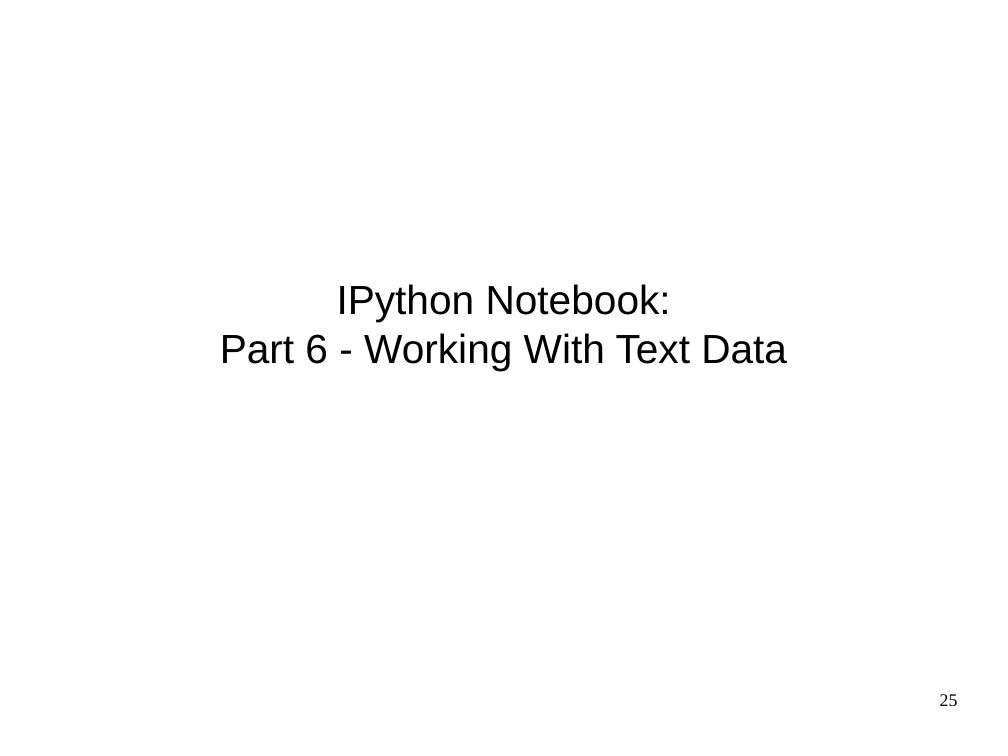
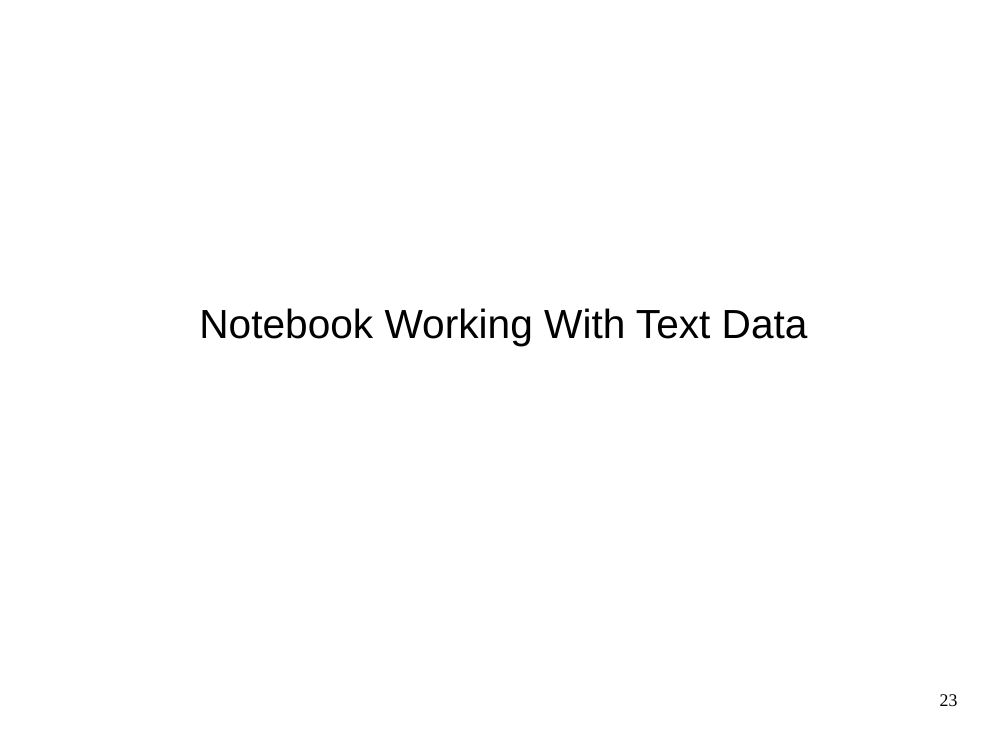
Before and after one commit to amueller/advanced-sklearn-boston-nlp-2016, a slide deck: slide 23 of pydata-amsterdam-advanced-sklearn.odp (slide 25 before the commit). Drawn at 1008x756 pixels with LibreOffice and Linux fonts; fonts in the diff are those of the drawing. Boxes give left, top, right and bottom in pixels: in the first picture for what was removed or moved away, otherwise in the second. Text is boxed around its words. In the diff, an @@ line names an element or a change of style, - is before the commit and + after.

Commit message:
update some notebooks

```diff
--- a/pydata-amsterdam-advanced-sklearn.odp
+++ b/pydata-amsterdam-advanced-sklearn.odp
@@ subtitle at <box>199,308,808,346</box>: text changed @@
-IPython Notebook:
-Part 6 - Working With Text Data
+Notebook Working With Text Data
@@ page number at <box>940,694,958,706</box>: text changed @@
-25
+23
```
Also in this commit, not shown: 5 other slides changed, 1 slide added, 6 slides removed, 5 other files.
